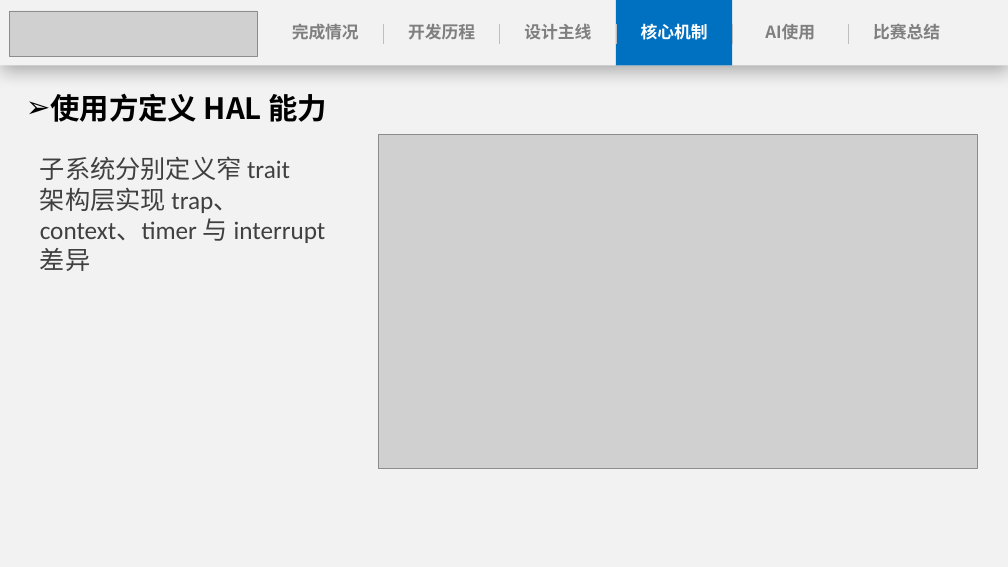
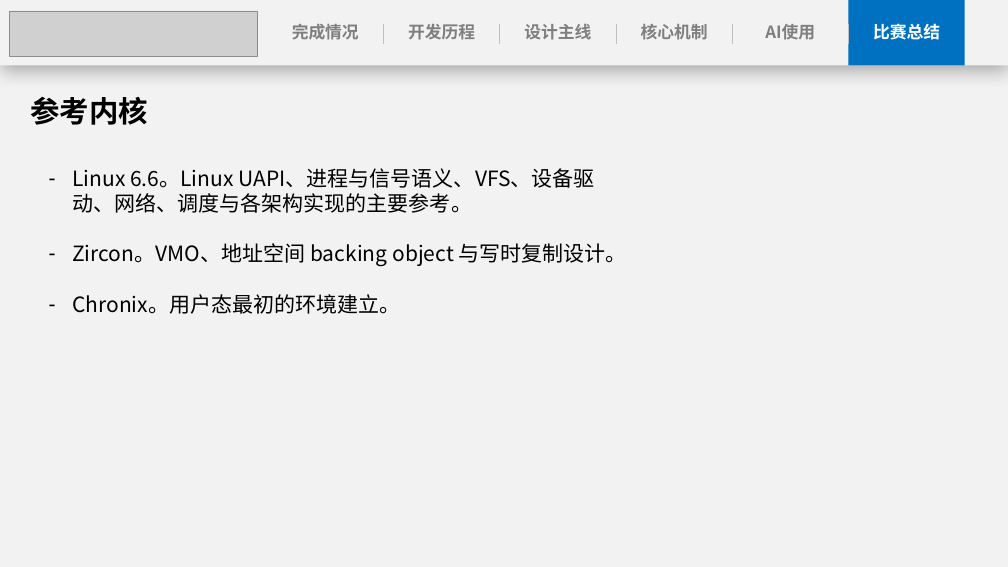
Before and after one commit to anemone-os/anemone, a slide deck: slide 27 of report/ppt/Anemone决赛演示文稿.pptx (slide 23 before the commit). Drawn at 1008x567 pixels with LibreOffice and Linux fonts; fonts in the diff are those of the drawing; grey boxes stand for pictures. Boxes give left, top, right and bottom in pixels: in the first picture for what was removed or moved away, otherwise in the second. Text is boxed around its words. In the diff, an @@ line names an element or a change of style, - is before the commit and + after.

```diff
--- a/report/ppt/Anemone决赛演示文稿.pptx
+++ b/report/ppt/Anemone决赛演示文稿.pptx
@@ text "核心机制" at (641,24,708,40): text colour #FFFFFF to #7F7F7F @@
@@ text "比赛总结" at (873,23,940,40): text colour #7F7F7F to #FFFFFF @@
@@ rectangle: place and size @@
-rectangle at (616,0,733,66)
+rectangle at (848,0,965,66)
@@ text added at (30,97,147,125), 28 pt, text #000000, bold @@
+参考内核
@@ text removed at (50,93,328,122) @@
-➢ 使用方定义 HAL 能力
@@ picture removed at (378,135,977,468) @@
@@ text removed at (40,156,326,271) @@
-子系统分别定义窄 trait
-架构层实现 trap、context、timer 与 interrupt 差异
@@ text added at (72,168,627,314), 20 pt, text #000000 @@
+– Linux 6.6。Linux UAPI、进程与信号语义、VFS、设备驱动、网络、调度与各架构实现的主要参考。
+– Zircon。VMO、地址空间 backing object 与写时复制设计。
+– Chronix。用户态最初的环境建立。
```
Also in this commit, not shown: 20 other slides changed, 1 slide added, 8 slides removed.
